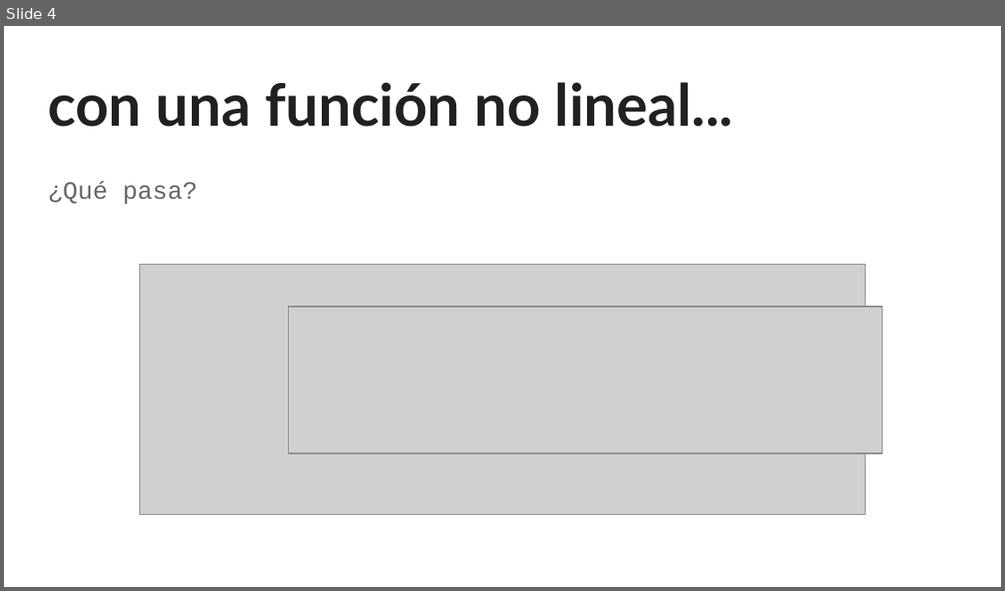
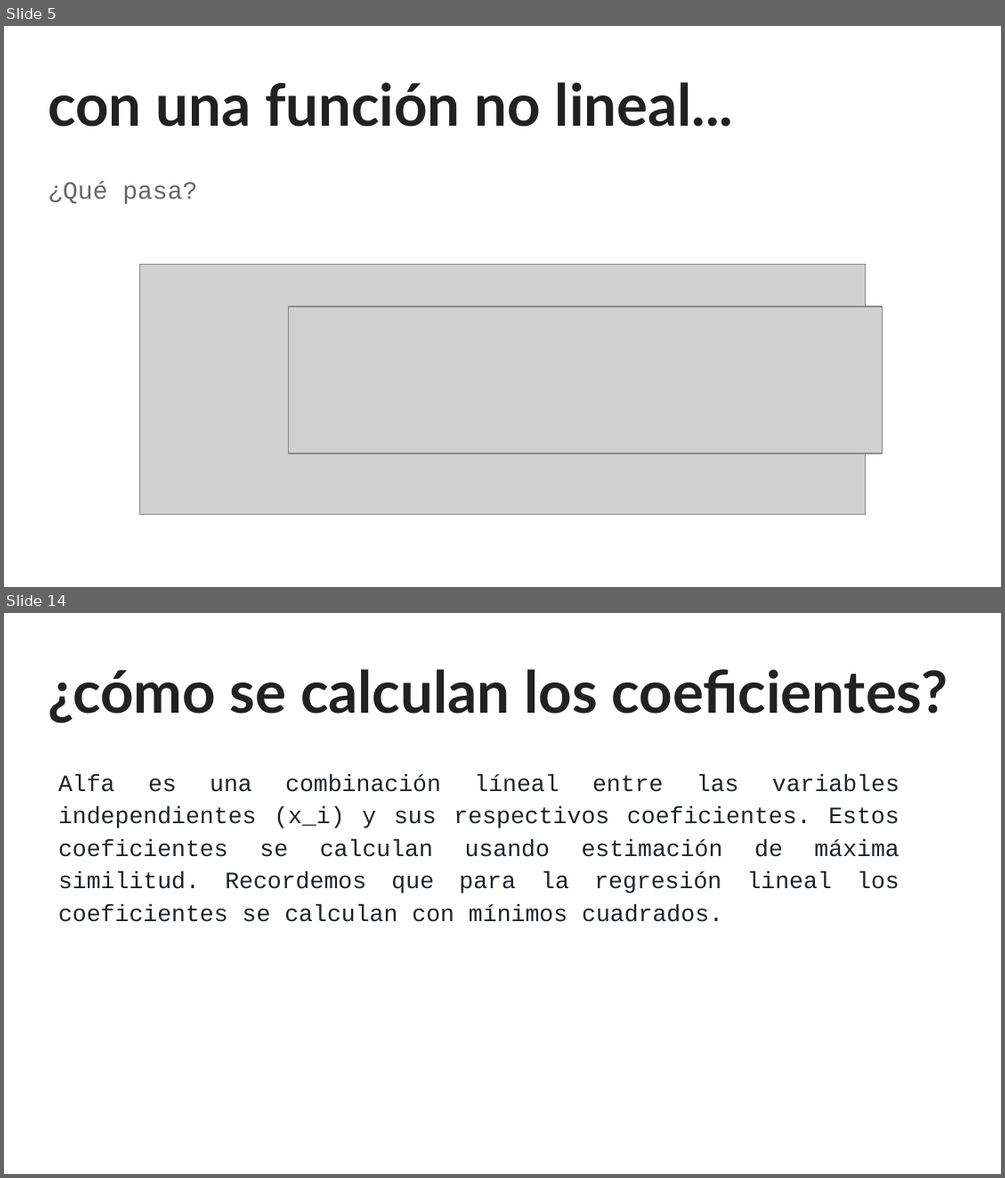
Before and after one commit to sainosmichelle/sainosmichelle.github.io, a slide deck: assets/files/Tema6/reg_log/6.2 Regresión Logística.pptx. Shown one above the other, each under a label of ours: slide 4 before the commit, slides 5 and 14 after it; the slides between them are not shown. The pictures are 1005x591 and 1005x1178 pixels, drawn with LibreOffice and Linux fonts; fonts in the diff are those of the drawing; grey boxes stand for pictures. Boxes give left, top, right and bottom in pixels: in the first picture for what was removed or moved away, otherwise in the second. Text is boxed around its words. In the diff, an @@ line names an element or a change of style, - is before the commit and + after.

```diff
--- a/assets/files/Tema6/reg_log/6.2 Regresión Logística.pptx
+++ b/assets/files/Tema6/reg_log/6.2 Regresión Logística.pptx
@@ slide 14 added at box(4, 613, 1001, 1174), background #FFFFFF @@
@@ title added at box(48, 669, 948, 723), 42 pt, text #212121, bold @@
+¿cómo se calculan los coeficientes?
@@ text added at box(58, 774, 899, 922), 17 pt, text #1D2129 @@
+Alfa es una combinación líneal entre las variables independientes (x_i) y sus respectivos coeficientes. Estos coeficientes se calculan usando estimación de máxima similitud. Recordemos que para la regresión lineal los coeficientes se calculan con mínimos cuadrados.
@@ what was slide 4 is now slide 5 @@
```
Also in this commit, not shown: 1 slide changed, 11 other slides added, 1 slide removed.
